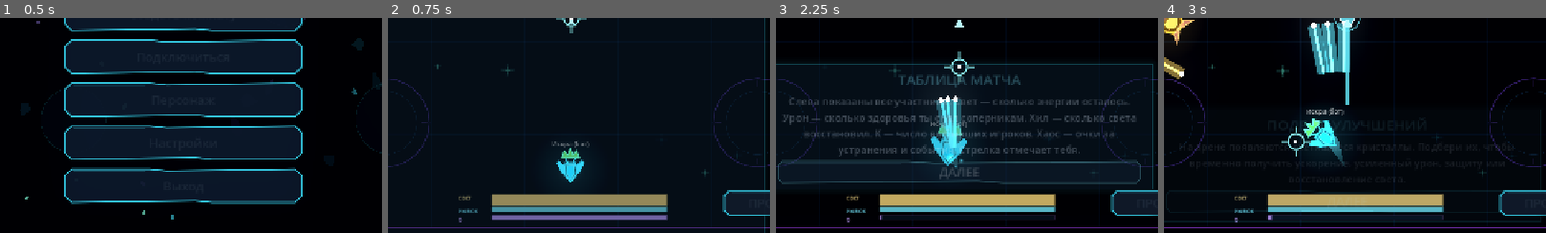
Above: before the commit, frames 1-4 (left to right).
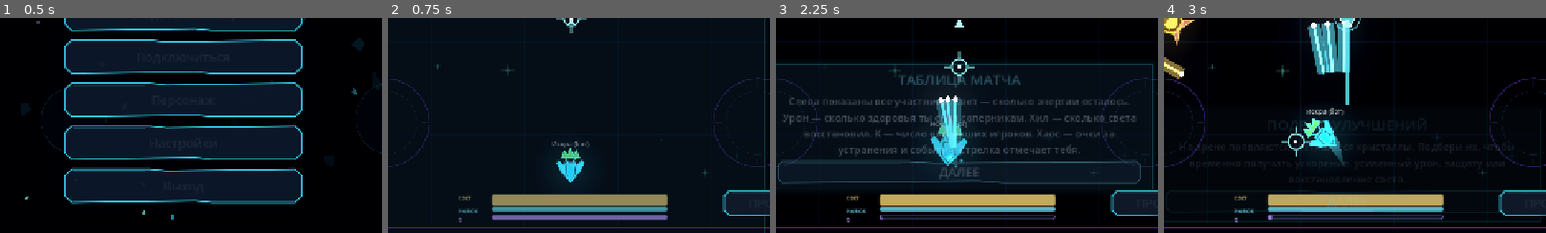
Above: after the commit, the same moments.

Repository: DvoreZZKy/svetobalamut
Game: Godot game, scene res://scenes/menu.tscn
The game is run twice, just before and just after one commit, with the same random seed, the same clock (stepped at 60 frames per second) and the same inputs.
Inputs (mouse positions are % of the whole screen's width and height, from its top left):
- Up to frame 1 (0.5 s): no input
- Up to frame 2 (0.75 s): click "Играть одному (с ботами)" at 0.5 s
- Up to frame 3 (2.25 s): tap Enter (restart) at 1.25 s; move the mouse to (55, 50) at 1.27 s; hold W (up) 1.28-2 s; tap Q (ability) at 1.35 s; click (55, 50) at 1.42 s; click "ДАЛЕЕ" at 2 s
- Up to frame 4 (3 s): move the mouse to (45, 50) at 2.77 s; hold W (up) from 2.78 s (still down); tap Space (dash) at 2.85 s
The pictures show only the part of the screen within x 26-76%, y 50-100%; the shares and areas given below are measured in that part.

Frame 1 is identical in both runs. In frame 2, 0.3% of the frame differs, in the area x 27-74%, y 81-95%; in frame 3, 1.1%, in the area x 27-74%, y 81-94%; in frame 4, 1.0%.

Commit message:
Polish neon HUD meters and slide in result leaderboards

Diff:
--- a/scripts/arena.gd
+++ b/scripts/arena.gd
@@ -285,6 +285,7 @@
 	var bg := StyleBoxFlat.new()
 	bg.bg_color = Color("#06101e", 0.96)
 	bg.set_border_width_all(1)
+	bg.set_corner_radius_all(3)
 	bg.border_color = col.darkened(0.28)
 	bg.shadow_color = Color(col.r, col.g, col.b, 0.22)
 	bg.shadow_size = 2
@@ -292,7 +293,7 @@
 	fl.bg_color = col.lightened(0.12)
 	fl.shadow_color = Color(col.r, col.g, col.b, 0.45)
 	fl.shadow_size = 3
-	fl.set_corner_radius_all(0)
+	fl.set_corner_radius_all(3)
 	b.add_theme_stylebox_override("background", bg)
 	b.add_theme_stylebox_override("fill", fl)
 	b.mouse_filter = Control.MOUSE_FILTER_IGNORE
@@ -1359,8 +1360,12 @@
 		over_menu_btn.pressed.disconnect(_to_menu)
 	over_menu_btn.pressed.connect(_close_result_category, CONNECT_ONE_SHOT)
 	var tween := create_tween()
+	var target_position := over_lbl.position
+	over_lbl.position += Vector2(0, 26)
 	over_lbl.modulate.a = 0.0
+	tween.set_parallel(true)
 	tween.tween_property(over_lbl, "modulate:a", 1.0, 0.35)
+	tween.tween_property(over_lbl, "position", target_position, 0.35)
 
 
 func _close_result_category() -> void:
